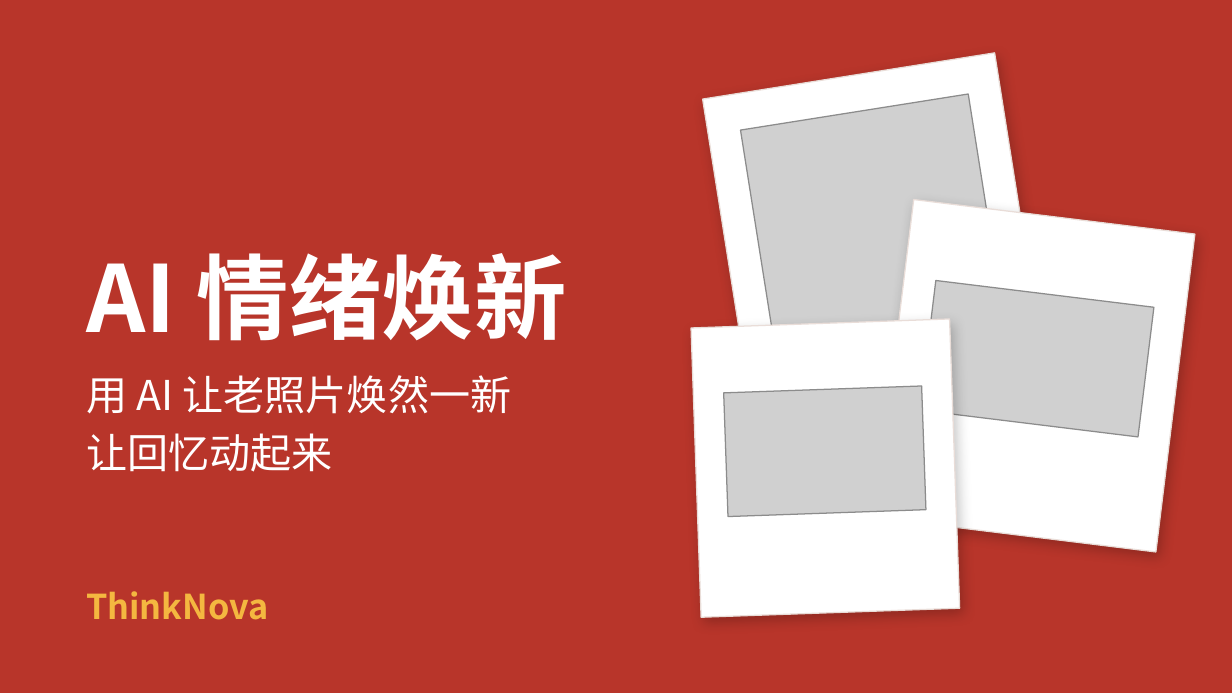
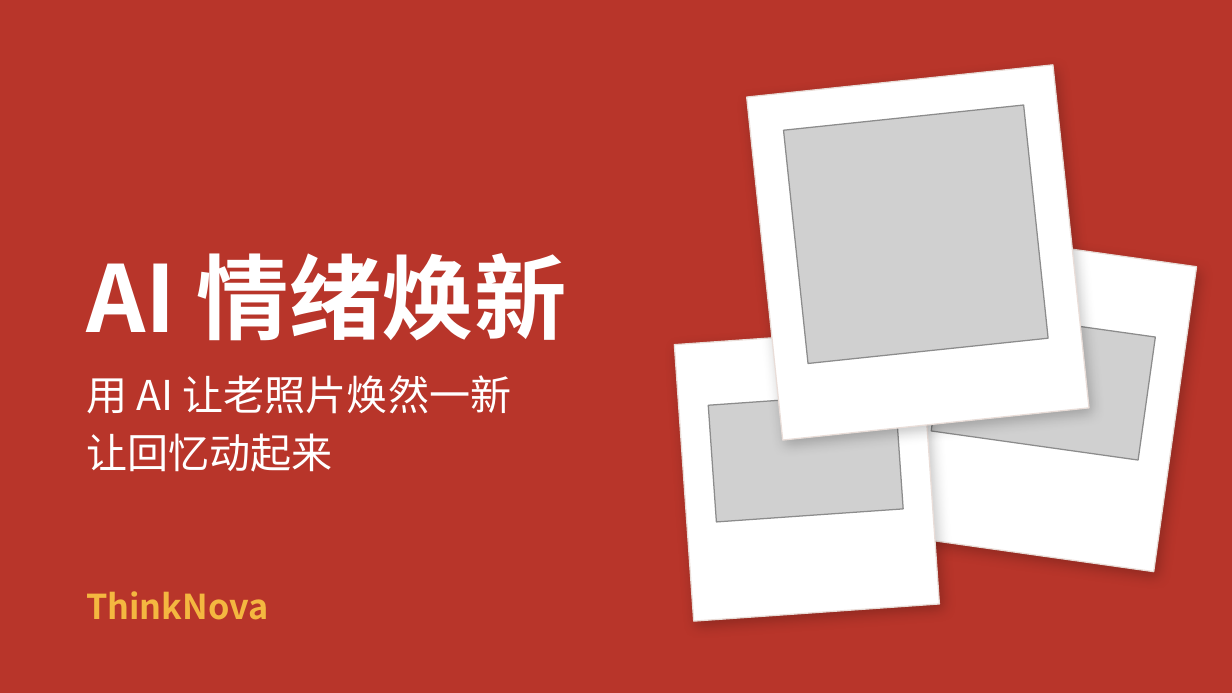
Before and after one commit to freyhuang-11/thinknova-memory, a slide deck: slide 1 of courses/CC长者课_AI情绪焕新/AI情绪焕新_长者课.pptx. Drawn at 1232x693 pixels with LibreOffice and Linux fonts; fonts in the diff are those of the drawing; grey boxes stand for pictures. Boxes give left, top, right and bottom in pixels: in the first picture for what was removed or moved away, otherwise in the second. Text is boxed around its words. In the diff, an @@ line names an element or a change of style, - is before the commit and + after.

```diff
--- a/courses/CC长者课_AI情绪焕新/AI情绪焕新_长者课.pptx
+++ b/courses/CC长者课_AI情绪焕新/AI情绪焕新_长者课.pptx
@@ rectangle at <box>747,65,1089,440</box>: rotation 358 to 354 degrees @@
@@ rectangle at <box>766,85,1064,383</box>: rotation 358 to 354 degrees @@
@@ picture at <box>783,105,1048,363</box>: rotation 351 to 354 degrees @@
@@ rectangle at <box>885,229,1197,572</box>: rotation 351 to 8 degrees @@
@@ rectangle at <box>908,247,1179,521</box>: rotation 351 to 8 degrees @@
@@ rectangle at <box>674,328,940,622</box>: rotation 7 to 356 degrees @@
@@ picture at <box>931,308,1156,460</box>: rotation 7 to 8 degrees @@
@@ rectangle at <box>690,344,921,572</box>: rotation 7 to 356 degrees @@
@@ picture at <box>708,393,903,523</box>: rotation 358 to 356 degrees @@
```
Also in this commit, not shown: 12 other slides changed, 2 other files.
